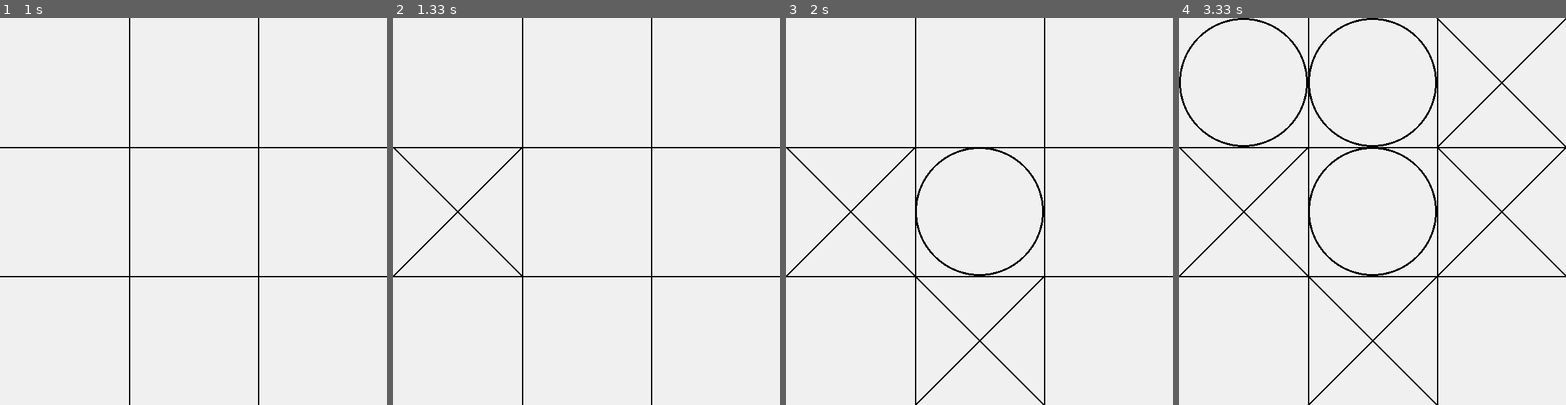
Above: before the commit, frames 1-4 (left to right).
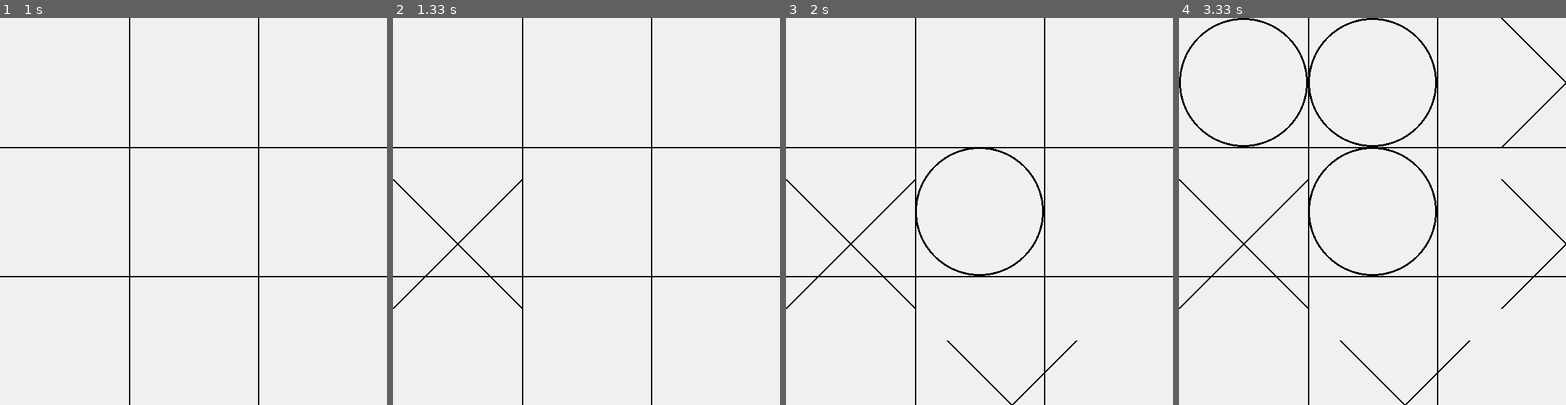
Above: after the commit, the same moments.

Repository: Plessixdavid/projet-2
Game: pygame game, started from Tic Tac Toe/main.py
Same seed, same stepped clock (60 frames per second), same inputs: the game is played once before the commit and once after it.
Inputs (mouse positions are in pixels of both pictures, inside the frame that each line leads up to):
- Up to frame 1 (1 s): click (178, 226) at 0.38 s; tap Space at 0.67 s
- Up to frame 2 (1.33 s): click (466, 153) at 1.05 s
- Up to frame 3 (2 s): click (1025, 246) at 1.38 s; click (960, 312) at 1.72 s
- Up to frame 4 (3.33 s): click (1360, 145) at 2.05 s; click (1449, 180) at 2.38 s; click (1225, 126) at 2.72 s; click (1453, 141) at 3.05 s

Frame 1 is identical in both runs. In frame 2, 0.7% of the frame differs, in the area x 0-34%, y 33-76%; in frame 3, 1.1%; in frame 4, 2.1%, in the area x 0-100%, y 0-100%.

Commit message:
Some changes + file game menu.

Diff:
--- /dev/null
+++ b/Games Menu/connexion.py
@@ -0,0 +1,161 @@
+# Code : UTF-8
+
+# Imports :
+import pygame
+from menu import *
+
+# Creation of the class Connexion.
+class Connexion():
+    def __init__(self, connexion, inscription, credits):
+        # To have all the fonctionnalities of pygame.
+        pygame.init()
+
+        # Variables of menu :
+        self.running = True           # When the connexion is started but not played.
+        self.playing = False          # When the player really start the connexion.
+
+        # All keys are false until the player choose one and become true.
+        self.UP_KEY = False
+        self.DOWN_KEY = False
+        self.START_KEY = False
+        self.BACK_KEY = False
+
+        # Variables to display the background :
+            # A modifier pour avoir un Fullscreen.
+        self.DISPLAY_WIDTH = 600
+        self.DISPLAY_HEIGHT = 600
+        self.display = pygame.Surface((self.DISPLAY_WIDTH,self.DISPLAY_HEIGHT))
+        self.window = pygame.display.set_mode(((self.DISPLAY_WIDTH,self.DISPLAY_HEIGHT)))
+
+        # Font for the menu :
+        # self.font_name = 'Lato'
+        self.font_name = pygame.font.get_default_font()
+        # Colors (RGB) of the font :
+        self.black = (0, 0, 0)
+        self.white = (255, 255, 255)
+
+        self.main_menu = connexion
+        self.inscription = inscription
+        self.credits = credits
+        self.curr_menu = self.main_menu
+
+        self.mid_width = self.DISPLAY_WIDTH / 2
+        self.mid_height = self.DISPLAY_HEIGHT / 2
+        self.connexion_x, self.connexion_y = self.mid_width - 200, self.mid_height - 100
+        self.inscription_x, self.inscription_y = self.mid_width - 200, self.mid_height
+        self.credits_x, self.credits_y = self.mid_width - 200, self.mid_height + 100
+
+    # New function : loop for the connexion :
+    def connexion_loop(self):
+        while self.playing:
+            # Verify what the player do :
+            self.check_events()
+
+            # If the player clicks on the start key :
+            if self.START_KEY:
+                self.playing = False     # Stop the loop without stop the connexion.
+
+            # Reset the canevas :
+            self.display.fill(self.black)
+
+            self.draw_text('Connexion :', 20, (self.DISPLAY_WIDTH / 2), (self.DISPLAY_HEIGHT / 2))
+            self.draw_text('Pseudo', 20, self.connexion_x, self.connexion_y)              # Créer une boîte pour rentrer le pseudo.
+            self.draw_text('Mot de passe', 20, self.inscription_x, self.inscription_y)    # Créer une boîte pour rentrer le mot de passe.
+
+            self.window.blit(self.display, (0,0))
+
+            # Our screen :
+            pygame.display.update()
+
+            # Reset keys :
+            self.reset_keys()
+
+    # New function : loop for the inscription :
+    def inscription_loop(self):
+        while self.playing:
+            # Verify what the player do :
+            self.check_events()
+
+            # If the player clicks on the start key :
+            if self.START_KEY:
+                self.playing = False     # Stop the loop without stop the connexion.
+
+            # Reset the canevas :
+            self.display.fill(self.black)
+
+            self.draw_text('Inscription :', 20, (self.DISPLAY_WIDTH / 2), (self.DISPLAY_HEIGHT / 2))
+            self.draw_text('Pseudo', 20, self.connexion_x, self.connexion_y)              # Créer une boîte pour rentrer le pseudo.
+            self.draw_text('Mot de passe', 20, self.inscription_x, self.inscription_y)    # Créer une boîte pour rentrer le mot de passe.
+            self.draw_text('Adresse mail', 20, self.inscription_x, self.inscription_y)    # Créer une boîte pour rentrer l'adresse mail.
+
+            self.window.blit(self.display, (0,0))
+
+            # Our screen :
+            pygame.display.update()
+
+            # Reset keys :
+            self.reset_keys()
+
+    def credits_menu(self):
+        self.run_display = True
+
+        while self.run_display:
+            self.check_events()
+
+            if self.START_KEY or self.BACK_KEY :
+                self.curr_menu = self.main_menu
+                self.run_display = False
+
+            self.display.fill(self.BLACK)
+
+            self.draw_text('Credits', 20, self.DISPLAY_WIDTH / 2, self.DISPLAY_HEIGHT / 2 - 20)
+            self.draw_text('Made by the team "La Licorne biffleuse". ', 15, self.DISPLAY_WIDTH / 2, self.DISPLAY_HEIGHT / 2 + 10)
+
+            self.window.blit(self.display (0, 0))
+
+    # New function : actions of the player :
+    def check_events(self):
+        # Loop about all the things that the player could do on the computer.
+        for event in pygame.event.get():
+            if event.type == pygame.QUIT :   # If the player clicks on the 'x' in the up of the window.
+                # Stop the loop :
+                self.running = False
+                self.playing = False
+                # Make all menu running stop :
+                self.curr_menu.run_display = False
+
+            if event.type == pygame.KEYDOWN:   # 'Keydown' is the touch 'Enter'.
+                if event.key == pygame.K_RETURN:
+                    self.START_KEY = True
+                    # Stop the loop :
+                    self.running = False
+                    self.playing = False
+
+                if event.key == pygame.K_BACKSPACE:
+                    self.BACK_KEY = True
+
+                if event.key == pygame.K_DOWN:
+                    self.DOWN_KEY = True
+
+                if event.key == pygame.K_UP:
+                    self.UP_KEY = True
+
+    # New function : reset actions of the player :
+    def reset_keys(self):
+        self.UP_KEY = False
+        self.DOWN_KEY = False
+        self.START_KEY = False
+        self.BACK_KEY = False
+
+    # New function : write on the screen :
+    def draw_text(self, text, size, x, y ):
+        # Font:
+        font = pygame.font.Font(self.font_name,size)
+        text_surface = font.render(text, True, self.white)
+
+        # Dimensions :
+        text_rect = text_surface.get_rect()
+
+        # Positions of the text :
+        text_rect.center = (x,y)
+        self.display.blit(text_surface,text_rect)
--- a/Games Menu/game.py
+++ /dev/null
@@ -1,93 +0,0 @@
-# Code : UTF-8
-
-# Imports :
-import pygame
-from menu import *
-
-# Creation of the class Game.
-class Game():
-    def __init__(self):
-        # To have all the fonctionnalities of pygame.
-        pygame.init()
-
-        # Variables of menu :
-        self.running = True           # When the game is started but not played.
-        self.playing = False          # When the player really start the game.
-        # All keys are false until the player choose one and become true.
-        self.UP_KEY, self.DOWN_KEY, self.START_KEY, self.BACK_KEY = False, False, False, False
-
-        # Variables to display the background :
-        self.display_width = 600
-        self.display_height = 600
-        self.display = pygame.Surface((self.display_width,self.display_height))
-        self.window = pygame.display.set_mode(((self.display_width,self.display_height)))
-
-        # Font for the menu :
-        # self.font_name = 'Lato'
-        self.font_name = pygame.font.get_default_font()
-        # Colors (RGB) of the font :
-        self.black = (0, 0, 0)
-        self.white = (255, 255, 255)
-
-    # New function : loop for the game :
-    def game_loop(self):
-        while self.playing:
-            # Verify what the player do :
-            self.check_events()
-
-            # If the player clicks on the start key :
-            if self.START_KEY:
-                self.playing = False     # Stop the loop without stop the game.
-
-            # Reset the canevas :
-            self.display.fill(self.BLACK)
-            self.draw_text('Voici tous les jeux proposés, lequel choisis-tu ?', 20, self.display_width/2, self.display_height/2)
-            self.window.blit(self.display, (0,0))
-
-            # Our screen :
-            pygame.display.update()
-
-            # Reset keys :
-            self.reset_keys()
-
-    # New function : actions of the player :
-    def check_events(self):
-        # Loop about all the things that the player could do on the computer.
-        for event in pygame.event.get():
-            if event.type == pygame.QUIT :   # If the player clicks on the 'x' in the up of the window.
-                # Stop the loop :
-                self.running = False
-                self.playing = False
-
-            if event.type == pygame.KEYDOWN:   # 'Keydown' is the touch 'Enter'.
-                if event.key == pygame.K_RETURN:
-                    self.START_KEY = True
-
-                if event.key == pygame.K_BACKSPACE:
-                    self.BACK_KEY = True
-
-                if event.key == pygame.K_DOWN:
-                    self.DOWN_KEY = True
-
-                if event.key == pygame.K_UP:
-                    self.UP_KEY = True
-
-    # New function : reset actions of the player :
-    def reset_keys(self):
-        self.UP_KEY = False
-        self.DOWN_KEY = False
-        self.START_KEY = False
-        self.BACK_KEY = False
-
-    # New function : write on the screen :
-    def draw_text(self, text, size, x, y ):
-        # Font:
-        font = pygame.font.Font(self.font_name,size)
-        text_surface = font.render(text, True, self.WHITE)
-
-        # Dimensions :
-        text_rect = text_surface.get_rect()
-
-        # Positions of the text :
-        text_rect.center = (x,y)
-        self.display.blit(text_surface,text_rect)
--- a/Games Menu/main.py
+++ b/Games Menu/main.py
@@ -1,10 +1,12 @@
 # Code : UTF-8
 
 # Imports :
-from game import Game
+from connexion import *
 
-g = Game()
+g = Connexion()
 
 while g.running:
     g.curr_menu.display_menu()
-    g.game_loop()
+    g.connexion_loop()
+    g.inscription_loop()
+    g.credits_menu()
--- /dev/null
+++ b/Games Menu/menu.py
@@ -0,0 +1,119 @@
+# Code : UTF-8
+
+# Imports :
+import pygame
+
+# New class : Menu :
+class Menu():
+    def __init__(self, connexion, inscription, credits):
+        self.connexion = connexion
+        self.inscription = inscription
+        self.credits = credits
+
+        # Dimensions of the screen :
+        self.mid_width = self.connexion.DISPLAY_WIDTH / 2
+        self.mid_height = self.connexion.DISPLAY_HEIGHT / 2
+
+        # To make the menu keep running :
+        self.run_display = True
+
+        # Use arrow on clapboard :
+        self.cursor_rect = pygame.Rect(0, 0, 40, 40)
+
+        # Gap between the text and the cursor :
+        self.offset = - 90
+
+    # New function to draw the cursor on the screen :
+    def draw_cursor(self):
+        self.connexion.draw_text('*', 30, self.cursor_rect.x, self.cursor_rect.y)
+
+    # New function to reset the canevas :
+    def blit_screen(self):
+        self.connexion.window.blit(self.connexion.display, (0, 0))
+        pygame.display.update()
+        self.connexion.reset_keys()
+
+# New class about the menu in itself :
+class MainMenu(Menu):
+    def __init__(self, connexion, inscription, credits):
+        # Use the class Menu, just created before :
+        Menu.__init__(self, connexion, inscription, credits)
+
+        # Cursor on the element "Start" :
+        self.state = "Connexion"
+
+        # Positions of the text and the cursor :
+        self.connexion_x, self.connexion_y = self.mid_width, self.mid_height + 10
+        self.inscription_x, self.inscription_y = self.mid_width, self.mid_height + 90
+        self.credits_x, self.credits_y = self.mid_width, self.mid_height + 200
+        self.cursor_rect.midtop = (self.connexion_x + self.offset, self.connexion_y)
+
+    # New function to display the menu :
+    def display_menu(self):
+        # Make sure the menu is always true :
+        self.run_display = True
+
+        # Loop about when the screen is display :
+        while self.run_display:
+            # Movements of the cursor through arrows on clapboard :
+            self.connexion.check_events()
+            self.inscription.check_events()
+            self.check_input()
+
+            # Reset the screen :
+            self.connexion.display.fill(self.connexion.black)
+
+            # Texts :
+            self.connexion.draw_text('Bienvenue dans Home !', 40, self.connexion.DISPLAY_WIDTH / 2, self.connexion.DISPLAY_HEIGHT / 4 - 20)
+            self.connexion.draw_text("Connexion", 30, self.connexion_x, self.connexion_y)
+            self.connexion.draw_text("Inscription", 30, self.inscription_x, self.inscription_y)
+            self.connexion.draw_text("Credits", 20, self.credits_x, self.credits_y)
+
+            # Draw the cursor :
+            self.draw_cursor()
+            # Display all the texts on the screen :
+            self.blit_screen()
+
+    # New function to move the cursor through arrows on clapoboard :
+    def move_cursor(self):
+        if self.connexion.DOWN_KEY:
+            # Loop about the move of the cursor to "Connexion" at "Credits" :
+            if self.state == 'Connexion':
+                self.cursor_rect.midtop = (self.inscription_x + self.offset, self.inscription_y)
+                self.state = 'Inscription'
+            elif self.state == 'Inscription':
+                self.cursor_rect.midtop = (self.credits_x + self.offset, self.credits_y)
+                self.state = 'Credits'
+            elif self.state == 'Credits':
+                self.cursor_rect.midtop = (self.connexion_x + self.offset, self.connexion_y)
+                self.state = 'Connexion'
+
+        elif self.connexion.UP_KEY:
+            # Loop about the move of the cursor to "Credits" at "Connexion" :
+            if self.state == 'Connexion':
+                self.cursor_rect.midtop = (self.credits_x + self.offset, self.credits_y)
+                self.state = 'Credits'
+            elif self.state == 'Inscription':
+                self.cursor_rect.midtop = (self.connexion_x + self.offset, self.connexion_y)
+                self.state = 'Connexion'
+            elif self.state == 'Credits':
+                self.cursor_rect.midtop = (self.inscription_x + self.offset, self.inscription_y)
+                self.state = 'Inscription'
+
+    # New function to check the element choice :
+    def check_input(self):
+
+        # To make sure that the player move the cursor :
+        self.move_cursor()
+
+        # Navigation of the cursor between the different menus :
+        if self.connexion.START_KEY:
+            if self.state == 'Connexion':
+                self.connexion.playing = True
+            elif self.state == 'Inscription':
+                self.inscription.playing = True
+            elif self.state == 'Credits':
+                self.credits.playing = True
+
+            # Make the principal menu stop to display :
+            self.run_display = False
--- a/Snake_Game/game.py
+++ b/Snake_Game/game.py
@@ -88,6 +88,9 @@
                 # Close the windows :
                 if evenement.type == pygame.QUIT:
                     sys.exit()
+
+                if evenement.key == pygame.K_RETURN:       # Touch Enter on the clapboard.
+                    self.screen_beginning = True
 
                 # Events for the direction of the snake :
                 # Event KEYDOWN :
--- a/Tic Tac Toe/background.py
+++ b/Tic Tac Toe/background.py
@@ -38,8 +38,8 @@
                 # Condition to draw the lines :
                 if self.grid[y][x] == 'X':
                     # Pygame + draw line + black color + start position + end position + thickness.
-                    pygame.draw.line(self.screen, (0, 0, 0), (x * 200, y * 200), (200 + (x * 200), 200 + (y * 200)), 3)
-                    pygame.draw.line(self.screen, (0, 0, 0), ((x * 200), 200 + (y * 200)), (200 + (x * 200), (y * 200)), 3)
+                    pygame.draw.line(self.screen, (0, 0, 0), (x * 250, y * 250), (200 + (x * 250), 200 + (y * 250)), 3)
+                    pygame.draw.line(self.screen, (0, 0, 0), ((x * 250), 200 + (y * 250)), (200 + (x * 250), (y * 250)), 3)
                 elif self.grid[y][x] == 'O':
                     # Pygame + draw circle + black color + start position + end position + radius + thickness.
                     pygame.draw.circle(self.screen, (0, 0, 0), (100 + (x * 200), 100 + (y * 200)), 100, 3)
Empty file added: Games Menu/autre.py
